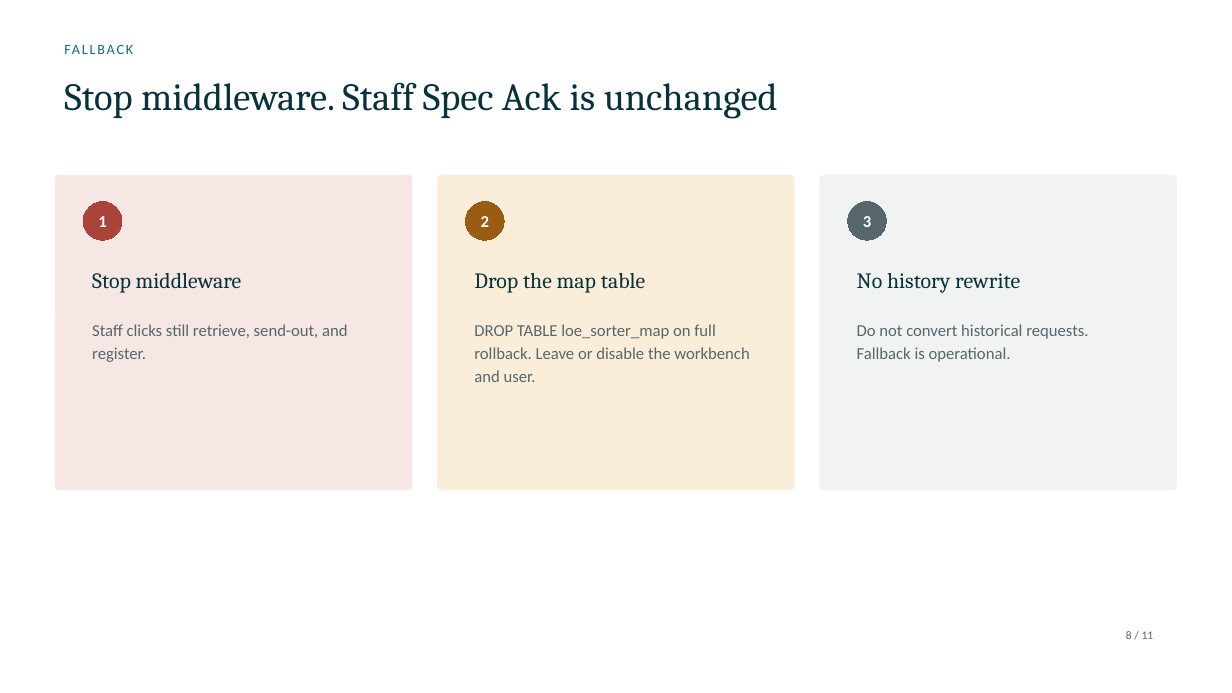
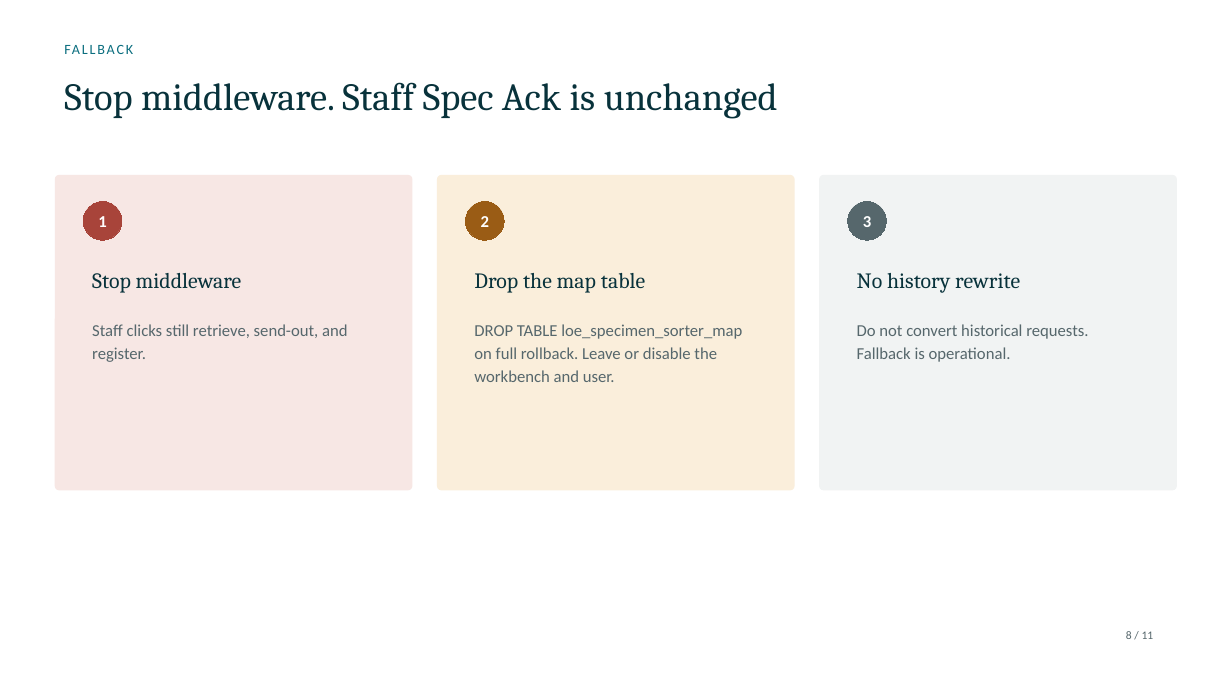
Before and after one commit to DragonChong/HA-Notes, a slide deck: slide 8 of SDLC/Projects/TMP-specimen-sorter-api — Specimen Sorter API/assets/Specimen Sorter API.pptx. Drawn at 1232x693 pixels with LibreOffice and Linux fonts; fonts in the diff are those of the drawing. Boxes give left, top, right and bottom in pixels: in the first picture for what was removed or moved away, otherwise in the second. Text is boxed around its words. In the diff, an @@ line names an element or a change of style, - is before the commit and + after.

```diff
--- a/SDLC/Projects/TMP-specimen-sorter-api — Specimen Sorter API/assets/Specimen Sorter API.pptx
+++ b/SDLC/Projects/TMP-specimen-sorter-api — Specimen Sorter API/assets/Specimen Sorter API.pptx
@@ text at [474, 324, 742, 382]: text changed @@
-DROP TABLE loe_sorter_map on full rollback. Leave or disable the workbench and user.
+DROP TABLE loe_specimen_sorter_map on full rollback. Leave or disable the workbench and user.
```
Also in this commit, not shown: 5 other slides changed, 4 other files.
